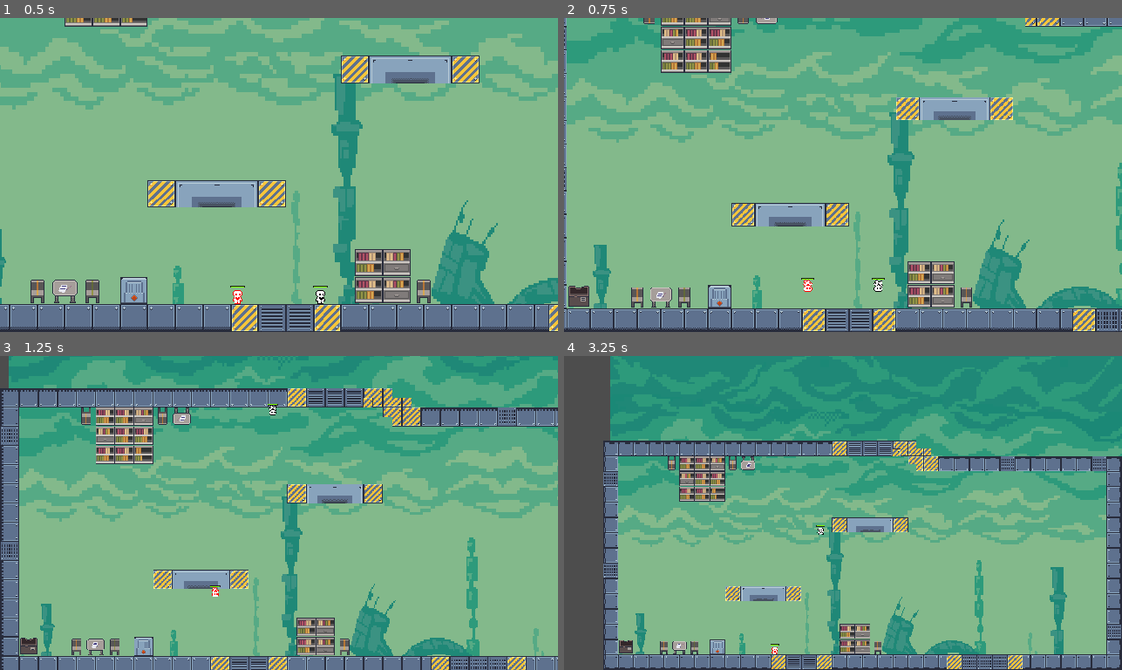
Above: before the commit, frames 1-4 (two rows, left to right).
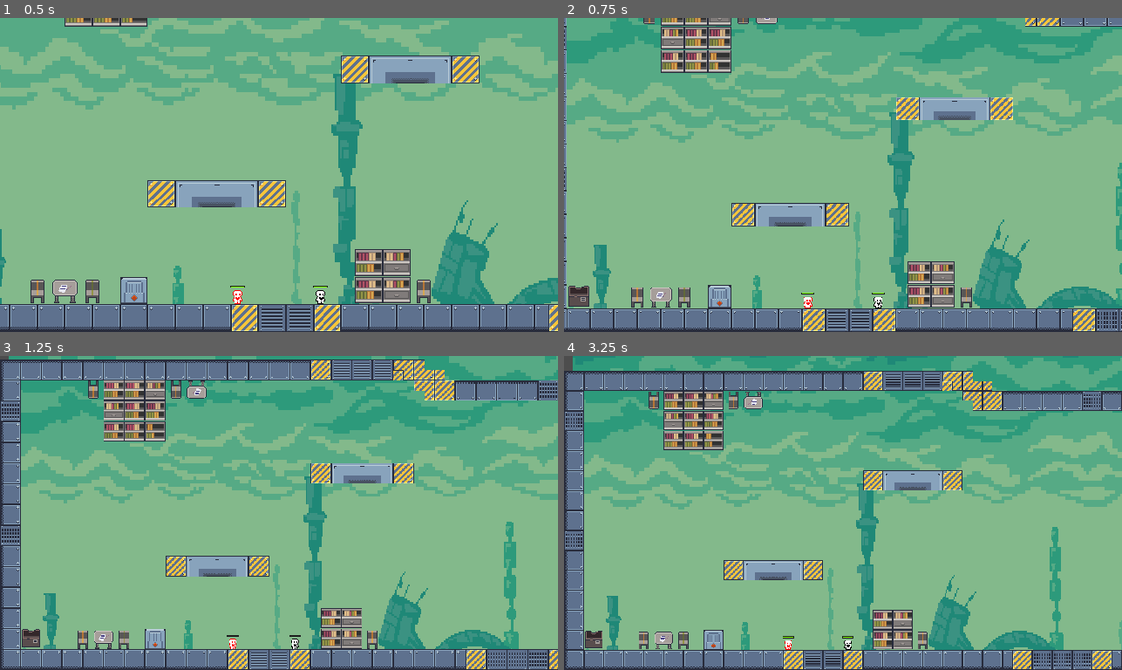
Above: after the commit, the same moments.

Repository: lance-374/TeamADHD
Game: Godot game, scene res://Levels/level_1.tscn
Two runs of this game, one before a commit and one after it. Both use one fixed random seed, a clock stepped at 60 frames per second and the inputs below.
Inputs:
- Up to frame 1 (0.5 s): no input
- Up to frame 2 (0.75 s): tap G (gravity, bound only before the commit) at 0.6 s
- Up to frame 3 (1.25 s): no input
- Up to frame 4 (3.25 s): tap G (gravity, bound only before the commit) at 1.35, 2.1, 2.85 s

Frame 1 is identical in both runs. In frame 2, 0.3% of the frame differs, in the area x 42-58%, y 82-93%; in frame 3, 50%; in frame 4, 59%, in the area x 0-100%, y 0-100%.

Commit message:
added new keybinds and added animation for gravity switch

Diff:
--- a/GravitySwitch.gd
+++ b/GravitySwitch.gd
@@ -3,10 +3,15 @@
 @export var health = 20
 @onready var player_1 = $"../Player1"
 @onready var player_2 = $"../Player2"
+@onready var animated_sprite_2d = $AnimatedSprite2D
 
 func update_health(h):
 	health = h
 	if health <= 0:
 		player_1.reverse_gravity()
 		player_2.reverse_gravity()
+		if player_1.gravity > 0:
+			animated_sprite_2d.play("off")
+		else:
+			animated_sprite_2d.play("on")
 		health = 20
--- a/Scripts/Player.gd
+++ b/Scripts/Player.gd
@@ -39,8 +39,6 @@
 
 
 func apply_gravity(delta):
-	if Input.is_action_just_pressed('gravity'):
-		reverse_gravity()
 	if not is_on_floor_or_ceiling():
 		velocity.y += gravity * delta
 
--- a/project.godot
+++ b/project.godot
@@ -56,49 +56,49 @@
 jump1={
 "deadzone": 0.5,
 "events": [Object(InputEventJoypadButton,"resource_local_to_scene":false,"resource_name":"","device":0,"button_index":0,"pressure":0.0,"pressed":true,"script":null)
-, Object(InputEventKey,"resource_local_to_scene":false,"resource_name":"","device":-1,"window_id":0,"alt_pressed":false,"shift_pressed":false,"ctrl_pressed":false,"meta_pressed":false,"pressed":false,"keycode":0,"physical_keycode":32,"key_label":0,"unicode":32,"echo":false,"script":null)
+, Object(InputEventKey,"resource_local_to_scene":false,"resource_name":"","device":-1,"window_id":0,"alt_pressed":false,"shift_pressed":false,"ctrl_pressed":false,"meta_pressed":false,"pressed":false,"keycode":0,"physical_keycode":69,"key_label":0,"unicode":101,"echo":false,"script":null)
 ]
 }
 up2={
 "deadzone": 0.5,
 "events": [Object(InputEventJoypadButton,"resource_local_to_scene":false,"resource_name":"","device":1,"button_index":11,"pressure":0.0,"pressed":true,"script":null)
-, Object(InputEventKey,"resource_local_to_scene":false,"resource_name":"","device":-1,"window_id":0,"alt_pressed":false,"shift_pressed":false,"ctrl_pressed":false,"meta_pressed":false,"pressed":false,"keycode":0,"physical_keycode":4194320,"key_label":0,"unicode":0,"echo":false,"script":null)
+, Object(InputEventKey,"resource_local_to_scene":false,"resource_name":"","device":-1,"window_id":0,"alt_pressed":false,"shift_pressed":false,"ctrl_pressed":false,"meta_pressed":false,"pressed":false,"keycode":0,"physical_keycode":73,"key_label":0,"unicode":105,"echo":false,"script":null)
 ]
 }
 down2={
 "deadzone": 0.5,
 "events": [Object(InputEventJoypadButton,"resource_local_to_scene":false,"resource_name":"","device":1,"button_index":12,"pressure":0.0,"pressed":true,"script":null)
-, Object(InputEventKey,"resource_local_to_scene":false,"resource_name":"","device":-1,"window_id":0,"alt_pressed":false,"shift_pressed":false,"ctrl_pressed":false,"meta_pressed":false,"pressed":false,"keycode":0,"physical_keycode":4194322,"key_label":0,"unicode":0,"echo":false,"script":null)
+, Object(InputEventKey,"resource_local_to_scene":false,"resource_name":"","device":-1,"window_id":0,"alt_pressed":false,"shift_pressed":false,"ctrl_pressed":false,"meta_pressed":false,"pressed":false,"keycode":0,"physical_keycode":75,"key_label":0,"unicode":107,"echo":false,"script":null)
 ]
 }
 left2={
 "deadzone": 0.5,
 "events": [Object(InputEventJoypadButton,"resource_local_to_scene":false,"resource_name":"","device":1,"button_index":13,"pressure":0.0,"pressed":true,"script":null)
-, Object(InputEventKey,"resource_local_to_scene":false,"resource_name":"","device":-1,"window_id":0,"alt_pressed":false,"shift_pressed":false,"ctrl_pressed":false,"meta_pressed":false,"pressed":false,"keycode":0,"physical_keycode":4194319,"key_label":0,"unicode":0,"echo":false,"script":null)
+, Object(InputEventKey,"resource_local_to_scene":false,"resource_name":"","device":-1,"window_id":0,"alt_pressed":false,"shift_pressed":false,"ctrl_pressed":false,"meta_pressed":false,"pressed":false,"keycode":0,"physical_keycode":74,"key_label":0,"unicode":106,"echo":false,"script":null)
 ]
 }
 right2={
 "deadzone": 0.5,
 "events": [Object(InputEventJoypadButton,"resource_local_to_scene":false,"resource_name":"","device":1,"button_index":14,"pressure":0.0,"pressed":true,"script":null)
-, Object(InputEventKey,"resource_local_to_scene":false,"resource_name":"","device":-1,"window_id":0,"alt_pressed":false,"shift_pressed":false,"ctrl_pressed":false,"meta_pressed":false,"pressed":false,"keycode":4194321,"physical_keycode":0,"key_label":0,"unicode":0,"echo":false,"script":null)
+, Object(InputEventKey,"resource_local_to_scene":false,"resource_name":"","device":-1,"window_id":0,"alt_pressed":false,"shift_pressed":false,"ctrl_pressed":false,"meta_pressed":false,"pressed":false,"keycode":0,"physical_keycode":76,"key_label":0,"unicode":108,"echo":false,"script":null)
 ]
 }
 jump2={
 "deadzone": 0.5,
 "events": [Object(InputEventJoypadButton,"resource_local_to_scene":false,"resource_name":"","device":1,"button_index":0,"pressure":0.0,"pressed":true,"script":null)
-, Object(InputEventKey,"resource_local_to_scene":false,"resource_name":"","device":-1,"window_id":0,"alt_pressed":false,"shift_pressed":false,"ctrl_pressed":false,"meta_pressed":false,"pressed":false,"keycode":0,"physical_keycode":4194325,"key_label":0,"unicode":0,"echo":false,"script":null)
+, Object(InputEventKey,"resource_local_to_scene":false,"resource_name":"","device":-1,"window_id":0,"alt_pressed":false,"shift_pressed":false,"ctrl_pressed":false,"meta_pressed":false,"pressed":false,"keycode":0,"physical_keycode":85,"key_label":0,"unicode":117,"echo":false,"script":null)
 ]
 }
 shoot1={
 "deadzone": 0.5,
 "events": [Object(InputEventJoypadButton,"resource_local_to_scene":false,"resource_name":"","device":0,"button_index":10,"pressure":0.0,"pressed":true,"script":null)
-, Object(InputEventKey,"resource_local_to_scene":false,"resource_name":"","device":-1,"window_id":0,"alt_pressed":false,"shift_pressed":false,"ctrl_pressed":false,"meta_pressed":false,"pressed":false,"keycode":4194328,"physical_keycode":0,"key_label":0,"unicode":0,"echo":false,"script":null)
+, Object(InputEventKey,"resource_local_to_scene":false,"resource_name":"","device":-1,"window_id":0,"alt_pressed":false,"shift_pressed":false,"ctrl_pressed":false,"meta_pressed":false,"pressed":false,"keycode":0,"physical_keycode":70,"key_label":0,"unicode":102,"echo":false,"script":null)
 ]
 }
 shoot2={
 "deadzone": 0.5,
 "events": [Object(InputEventJoypadButton,"resource_local_to_scene":false,"resource_name":"","device":1,"button_index":10,"pressure":0.0,"pressed":true,"script":null)
-, Object(InputEventKey,"resource_local_to_scene":false,"resource_name":"","device":-1,"window_id":0,"alt_pressed":false,"shift_pressed":false,"ctrl_pressed":false,"meta_pressed":false,"pressed":false,"keycode":0,"physical_keycode":4194326,"key_label":0,"unicode":0,"echo":false,"script":null)
+, Object(InputEventKey,"resource_local_to_scene":false,"resource_name":"","device":-1,"window_id":0,"alt_pressed":false,"shift_pressed":false,"ctrl_pressed":false,"meta_pressed":false,"pressed":false,"keycode":0,"physical_keycode":72,"key_label":0,"unicode":104,"echo":false,"script":null)
 ]
 }
 rs_up1={
@@ -141,11 +141,6 @@
 "events": [Object(InputEventJoypadMotion,"resource_local_to_scene":false,"resource_name":"","device":1,"axis":2,"axis_value":1.0,"script":null)
 ]
 }
-gravity={
-"deadzone": 0.5,
-"events": [Object(InputEventKey,"resource_local_to_scene":false,"resource_name":"","device":-1,"window_id":0,"alt_pressed":false,"shift_pressed":false,"ctrl_pressed":false,"meta_pressed":false,"pressed":false,"keycode":0,"physical_keycode":71,"key_label":0,"unicode":103,"echo":false,"script":null)
-]
-}
 
 [rendering]
 
Not shown, added: keybindings.txt
